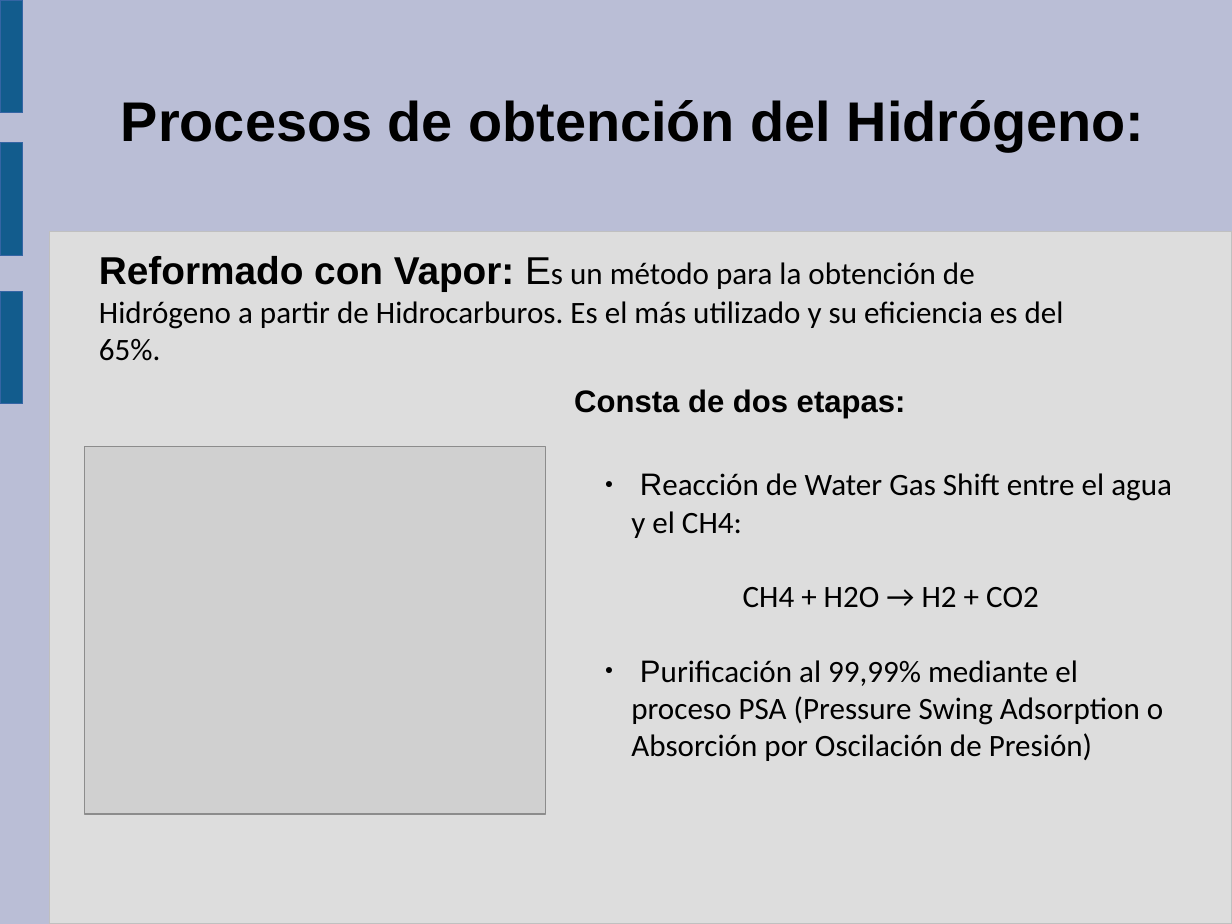
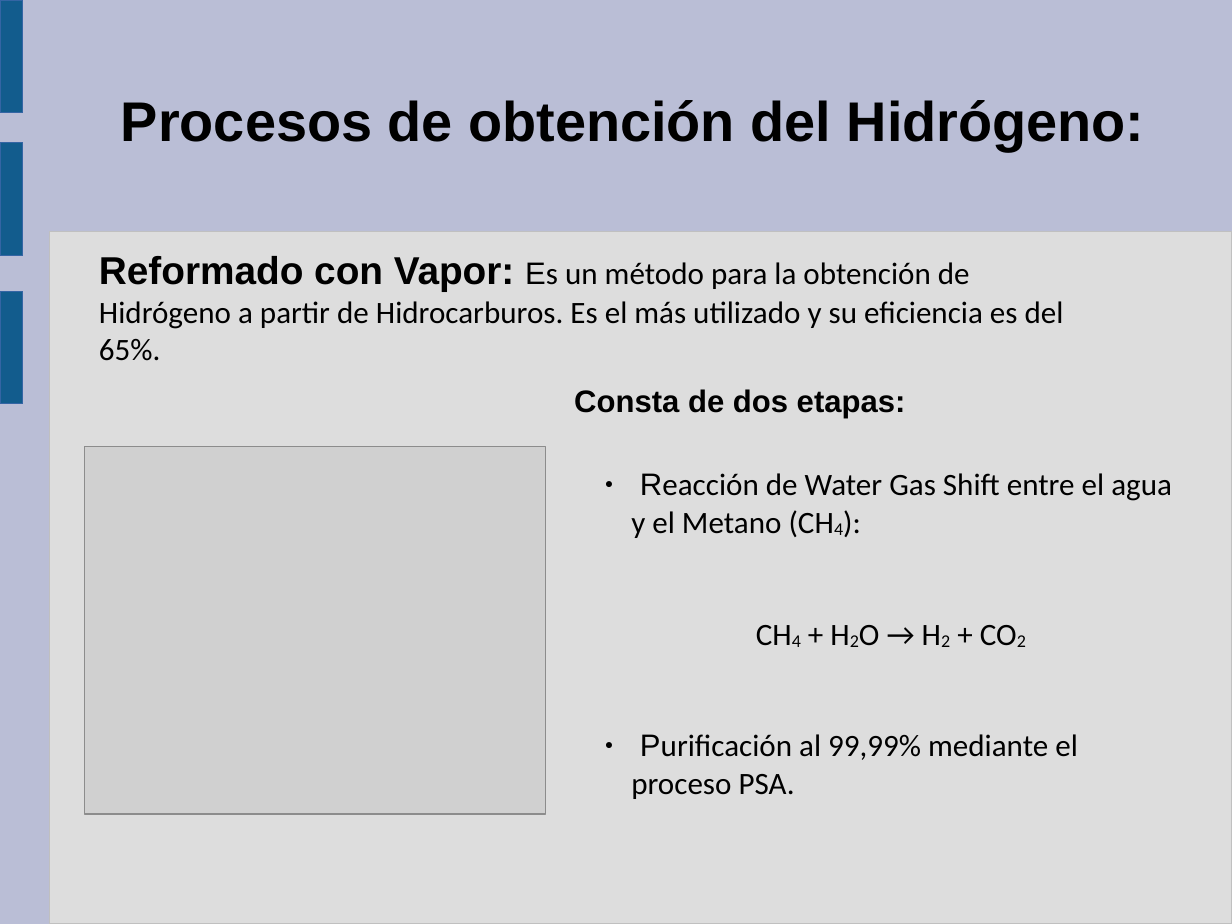
Before and after one commit to guanucoluis/proyecto5r1, a slide deck: slide 6 of Catedras/Tecnologia/Diapositiva de Gonzalo.odp. Drawn at 1232x924 pixels with LibreOffice and Linux fonts; fonts in the diff are those of the drawing; grey boxes stand for pictures. Boxes give left, top, right and bottom in pixels: in the first picture for what was removed or moved away, otherwise in the second. Text is boxed around its words. In the diff, an @@ line names an element or a change of style, - is before the commit and + after.

```diff
--- a/Catedras/Tecnologia/Diapositiva de Gonzalo.odp
+++ b/Catedras/Tecnologia/Diapositiva de Gonzalo.odp
@@ text "Reformado con Vapor: Es un ..." at (99,256,1064,361): size 25 to 20 pt in "Es" @@
@@ text "Reacción de Water Gas Shift ..." at (631,473,1172,799): now subscript in "CH4 H2O H2 CO2" @@
@@ text at (631,473,1172,538): text changed @@
-● Reacción de Water Gas Shift entre el agua y el CH4:
+● Reacción de Water Gas Shift entre el agua y el Metano (CH4):
@@ text at (631,734,1078,799): text changed @@
-● Purificación al 99,99% mediante el proceso PSA (Pressure Swing Adsorption o Absorción por Oscilación de Presión)
+● Purificación al 99,99% mediante el proceso PSA.
```
Also in this commit, not shown: 3 other slides changed, 6 slides added, 5 slides removed.
